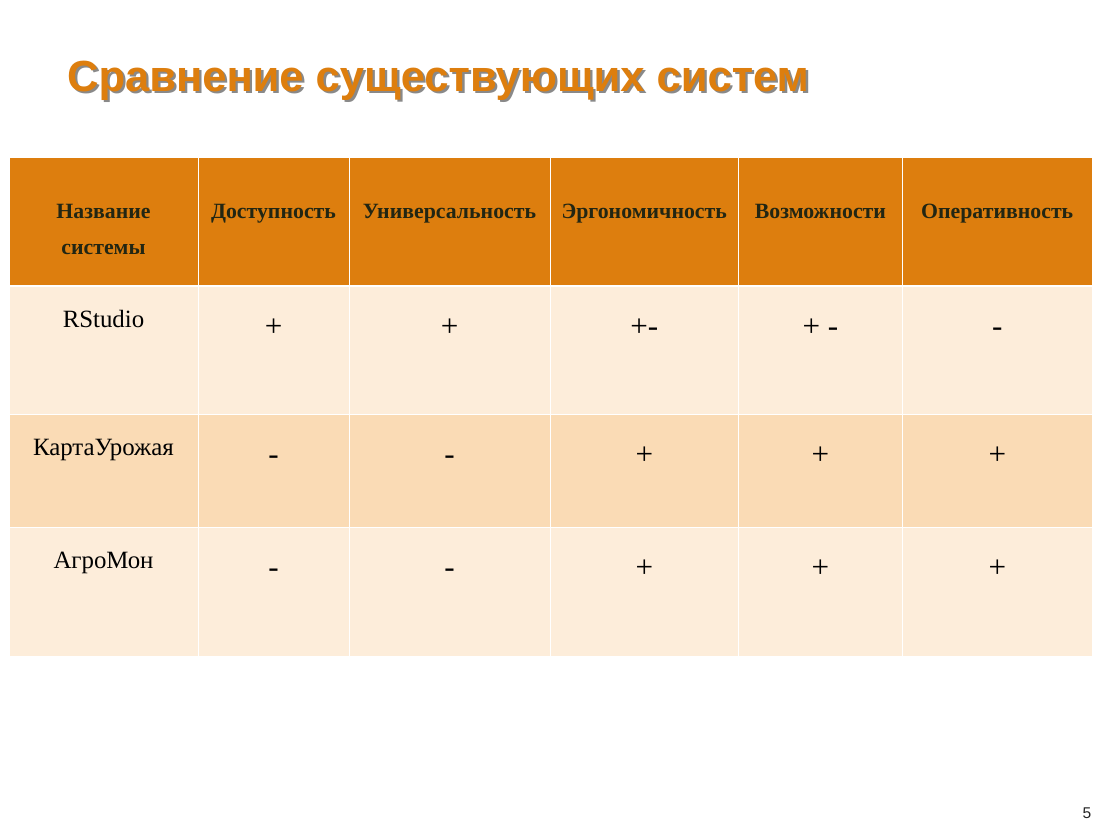
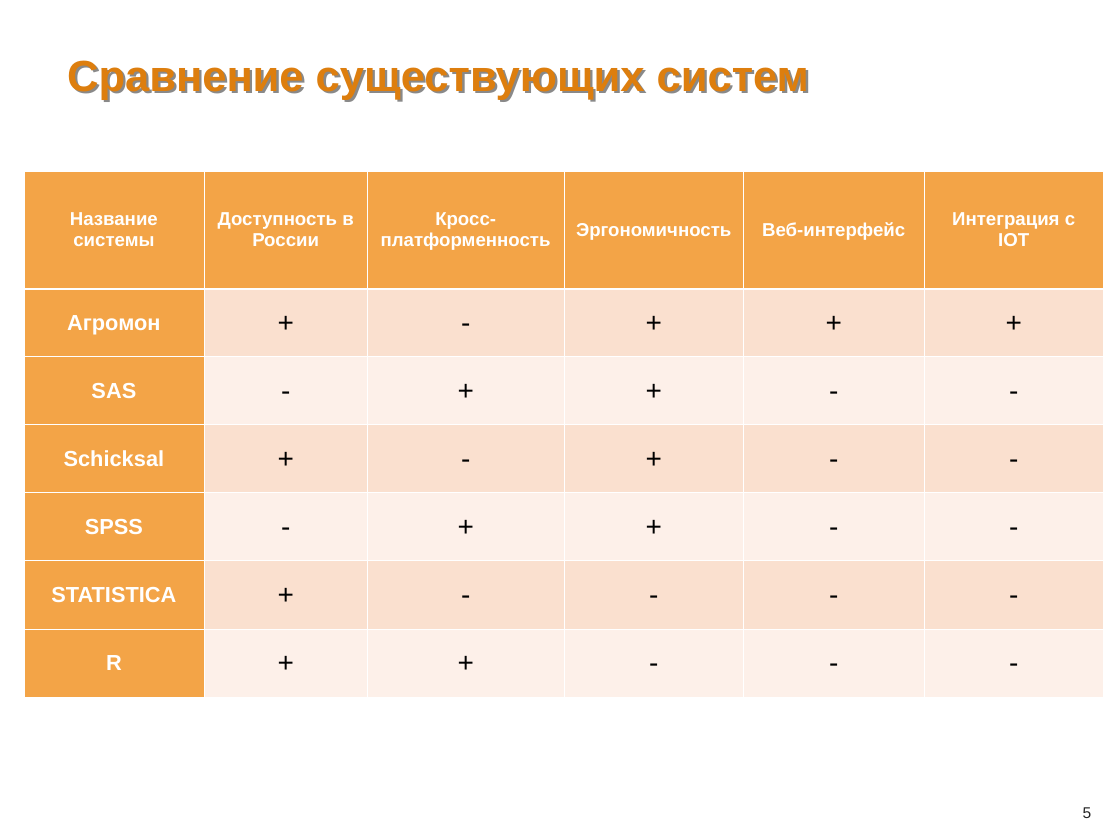
Before and after one commit to kradunches/ari-metiostation, a slide deck: slide 5 of doc/Презентация.ppt. Drawn at 1120x840 pixels with LibreOffice and Linux fonts; fonts in the diff are those of the drawing; background and template pictures are left out. Boxes give left, top, right and bottom in pixels: in the first picture for what was removed or moved away, otherwise in the second. Text is boxed around its words. In the diff, an @@ line names an element or a change of style, - is before the commit and + after.

```diff
--- a/doc/Презентация.ppt
+++ b/doc/Презентация.ppt
@@ table at (x1=24, y1=171, x2=1104, y2=698) @@
-row 1: Название системы | Доступность | Универсальность | Эргономичность | Возможности | Оперативность
-row 2: RStudio | + | + | +- | + - | -
-row 3: КартаУрожая | - | - | + | + | +
-row 4: АгроМон | - | - | + | + | +
+row 1: Название системы | Доступность в России | Кросс-платформенность | Эргономичность | Веб-интерфейс | Интеграция с IOT
+row 2: Агромон | + | - | + | + | +
+row 3: SAS | - | + | + | - | -
+row 4: Schicksal | + | - | + | - | -
+row 5: SPSS | - | + | + | - | -
+row 6: STATISTICA | + | - | - | - | -
+row 7: R | + | + | - | - | -
@@ table resized from (x1=9, y1=157, x2=1093, y2=655) to (x1=24, y1=171, x2=1104, y2=698) @@
```
Also in this commit, not shown: 4 other slides changed, 4 slides added, 3 slides removed, 3 other files.
